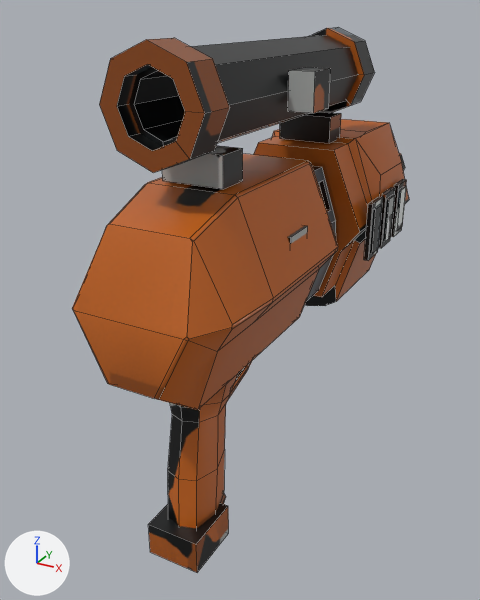
Renders of the Blender file tools/cq_assets/optimized_authoring/beam_pistol.blend from each side of a commit.
Before and after are seen from a camera (50 mm lens) standing at (0.209, -0.327, 0.268) and looking at (-0.036, 0.119, 0.045). The axes (+X, +Y, +Z) are drawn at lower left. The lights are the same throughout. The picture after the commit comes second. Mesh edges are drawn as thin lines.

Script lines for the objects in view, before the commit:
```python
me_receiver_001 = bpy.data.meshes.new('Receiver.001')
me_receiver_001.from_pydata(...)  # 535 vertices, 417 faces; spans x -0.063..0.063, y -0.073..0.39, z -0.077..0.253
me_receiver_001.materials.append(mat_beam_pistol_baked)  # picture img_beam_pistol_albedo
me_receiver_003 = bpy.data.meshes.new('Receiver.003')
me_receiver_003.from_pydata(...)  # a box spanning x -0.0196..0.0196, y -0.0214..0.0213, z -0.0126..0.0126
me_receiver_003.materials.append(mat_beam_pistol_baked)  # picture img_beam_pistol_albedo
ob_beam_pistol = bpy.data.objects.new('beam_pistol', me_receiver_001)
ob_beam_pistol.location = (0.0, 0.0, 0.0)
ob_insertedammo = bpy.data.objects.new('InsertedAmmo', me_receiver_003)
ob_insertedammo.location = (0.0, -0.021, -0.0717)
```
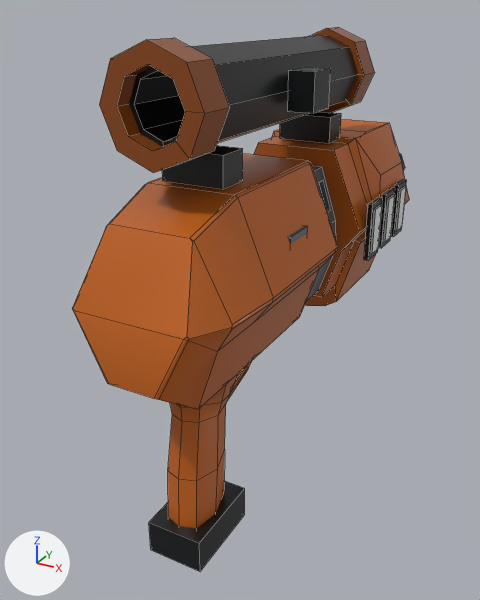
Edits to the bpy script that builds the scene:
```text
Change me_receiver_001:
    where me_receiver_001.from_pydata(...)  # 535 vertices, 417 faces; spans x -0.063..0.063, y -0.073..0.39, z -0.077..0.253
    used by ob_beam_pistol; location = (0.0, 0.0, 0.0)
    me_receiver_001 part 1: texture (UV) coordinates of 392 of 417 faces, centred in x -0.063..0.063, y -0.073..0.39, z -0.076..0.249, changed; they spanned u 0.0..1.0, v 0.0..1.0 and now span u 0.0..1.0, v 0.0..1.0
Change me_receiver_003:
    used by ob_insertedammo; location = (0.0, -0.021, -0.0717)
    remove me_receiver_003.from_pydata(...)  # 8 vertices, 6 faces; spans x -0.0196..0.0196, y -0.0214..0.0213, z -0.0126..0.0126
    add me_receiver_003.from_pydata(...)  # 8 vertices, 6 faces; spans x -0.0206..0.0206, y -0.0319..0.0319, z -0.0126..0.0126
    me_receiver_003 part 2: the whole mesh is scaled about its middle by (1.05, 1.49, 1)
Change ob_insertedammo:
    ob_insertedammo.location: (0.0, -0.021, -0.0717) -> (0.0, -0.0088, -0.0717)
```

Pixel boxes [x1, y1, x2, y2] of what changed, in the pictures (480 x 600 px):
'InsertedAmmo', moved, rescaled (18% wider, 28% taller)
    before: [148, 503, 229, 573]
    after: [149, 481, 245, 571]
part 1 of me_receiver_001, surface changed
    both: [97, 27, 409, 528]
